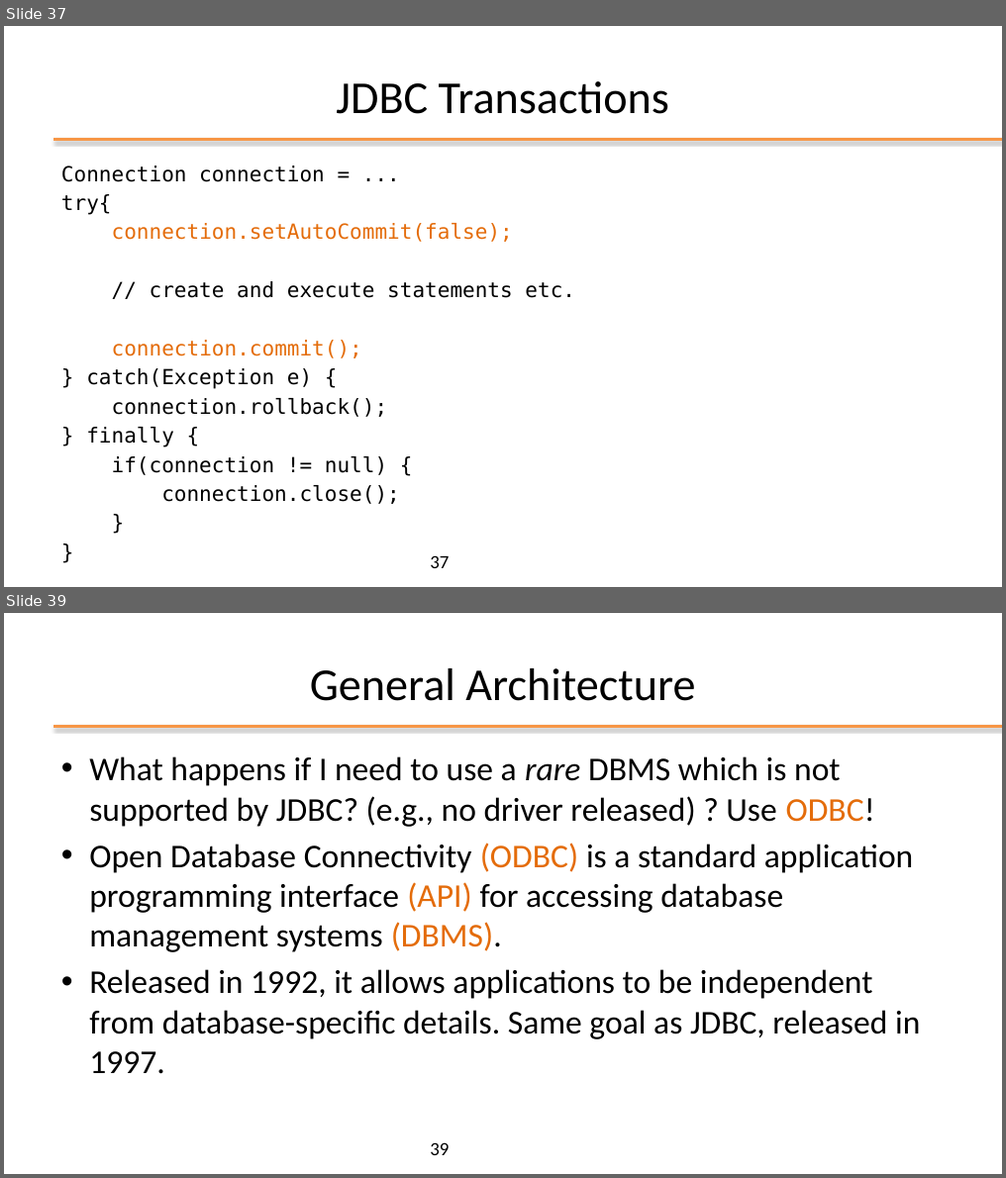
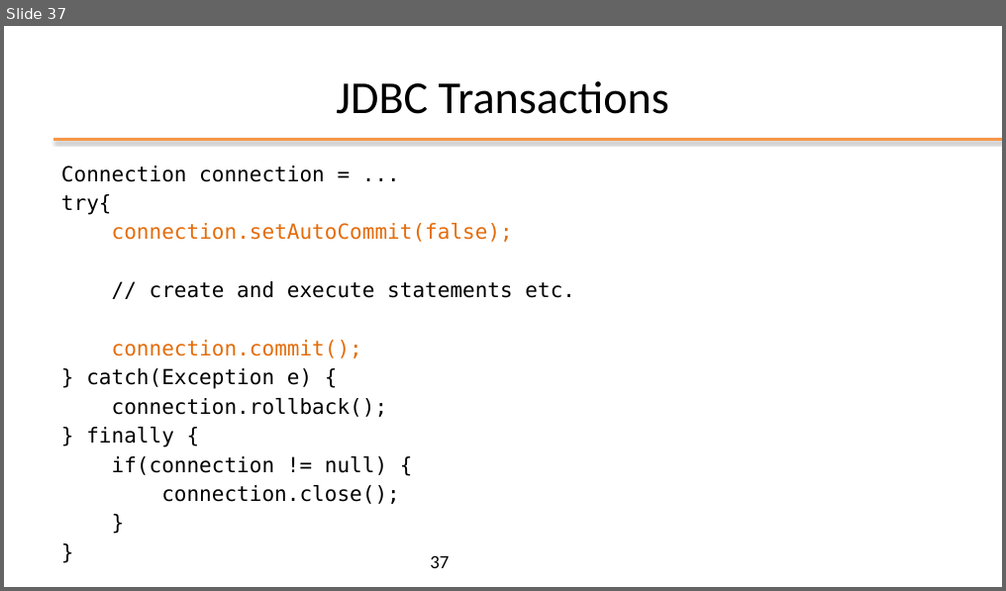
Before and after one commit to nbicocchi/learn-java-core, a slide deck: assets/slides/P2 - Java Data Access (JDBC).pptx. Shown one above the other, each under a label of ours: slides 37 and 39 before the commit, slide 37 after it; the slides between them are not shown. The pictures are 1006x1178 and 1006x591 pixels, drawn with LibreOffice and Linux fonts; fonts in the diff are those of the drawing; background and template pictures are left out. Boxes give left, top, right and bottom in pixels: in the first picture for what was removed or moved away, otherwise in the second. Text is boxed around its words. In the diff, an @@ line names an element or a change of style, - is before the commit and + after.

```diff
--- a/assets/slides/P2 - Java Data Access (JDBC).pptx
+++ b/assets/slides/P2 - Java Data Access (JDBC).pptx
@@ slide 39 removed at <box>4,613,1002,1174</box>, background #FFFFFF; not listed: 1 template element that a slide beside it also shows @@
@@ title removed at <box>310,668,695,701</box> @@
-General Architecture
@@ text removed at <box>89,757,920,1074</box> @@
-• What happens if I need to use a rare DBMS which is not supported by JDBC? (e.g., no driver released) ? Use ODBC!
-• Open Database Connectivity (ODBC) is a standard application programming interface (API) for accessing database management systems (DBMS).
-• Released in 1992, it allows applications to be independent from database-specific details. Same goal as JDBC, released in 1997.
@@ page number removed at <box>430,1143,449,1156</box> @@
-39
```
Also in this commit, not shown: 1 slide changed, 9 other slides removed.
